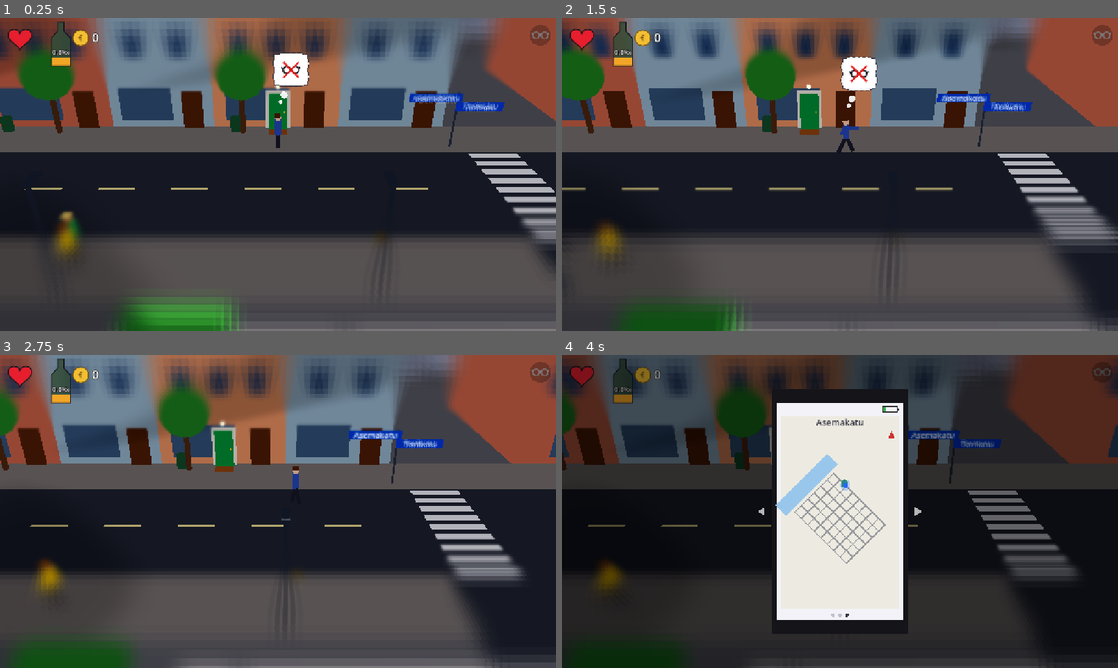
Above: before the commit, frames 1-4 (two rows, left to right).
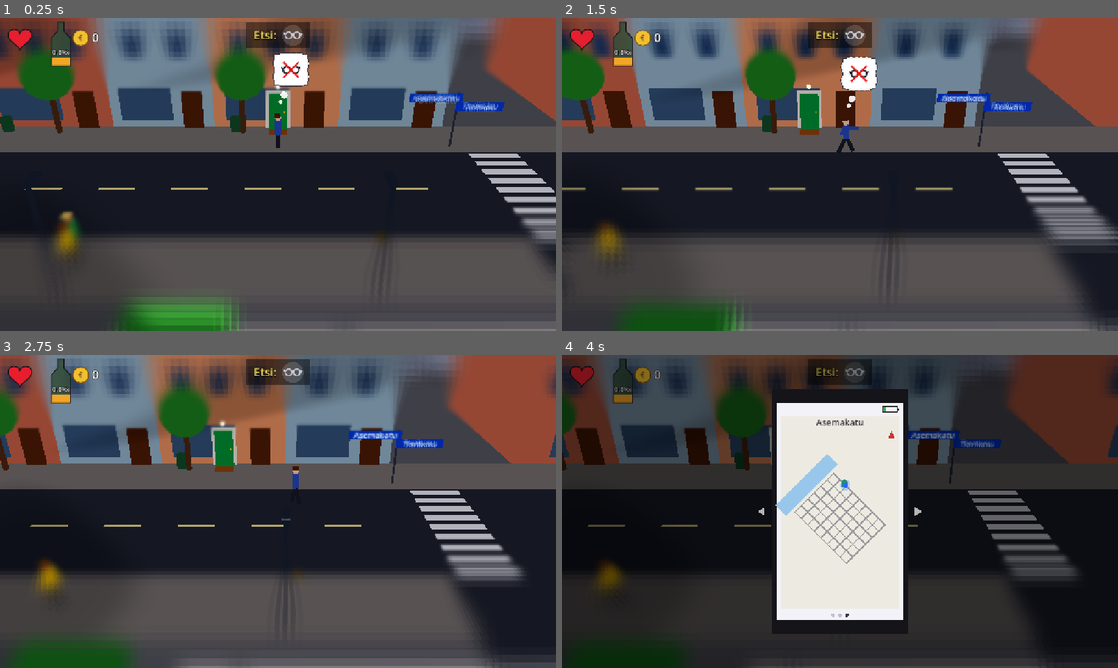
Above: after the commit, the same moments.

Repository: Ecculi/GoodMorningMoonshine
Game: Godot game, scene res://scenes/main.tscn
Same seed, same stepped clock (60 frames per second), same inputs: the game is played once before the commit and once after it.
Inputs:
- Up to frame 1 (0.25 s): no input
- Up to frame 2 (1.5 s): tap Enter at 0.5 s; hold Right (move_right) 0.53-1.28 s; hold Space (action) 0.53-1.28 s; hold Down (move_down) from 1.28 s (still down); tap Z at 1.35 s
- Up to frame 3 (2.75 s): release Down (move_down) at 2.03 s; hold Right (move_right) from 2.03 s (still down); tap Enter at 2.1 s
- Up to frame 4 (4 s): release Right (move_right) at 2.78 s; hold Up (move_up) 2.78-3.53 s; tap Space (action) at 2.85 s; hold Left (move_left) from 3.53 s (still down); tap Z at 3.6 s

The runs differ from the first frame. In frame 1, 1.1% of the frame differs, in the area x 44-99%, y 1-10%; in frame 2, 1.0%; in frame 3, 1.0%; in frame 4, 0.6%.

Commit message:
Search list at the top centre with a 'Find:' label; found items ticked
Co-Authored-By: Claude Opus 5.5 <noreply@anthropic.com>
Claude-Session: https://claude.ai/code/session_014p1PebUFuQA4D9T8dUNWSx

Diff:
--- a/localization/strings.csv
+++ b/localization/strings.csv
@@ -12,3 +12,4 @@
 SLEEP_STAIRS,Avaimet hukassa – nukkui rappukäytävässä
 SLEEP_BASEMENT,Kellarikomerossa – kylmä yö
 SLEEP_FRIEND,Kaverin sohvalla
+FIND,Etsi:
--- a/scripts/hud.gd
+++ b/scripts/hud.gd
@@ -227,18 +227,36 @@
 	return (LostItems.IDS.find(id) % 3) < level
 
 
+## Today's search list at the top centre: "Find:" and the item icons
+## (grey = still missing, coloured = found).
 func _draw_lost_list(vs: Vector2) -> void:
+	if _today.is_empty():
+		return
+	var font := get_theme_default_font()
 	var size := 44.0
-	var x := vs.x - 36.0
-	for i in range(_today.size() - 1, -1, -1):
-		var id: String = _today[i]
-		var c := Vector2(x, 40)
-		draw_circle(c, size * 0.55, Color(0, 0, 0, 0.25))
+	var gap := 12.0
+	var label := tr("FIND")
+	var label_w := font.get_string_size(label, HORIZONTAL_ALIGNMENT_LEFT, -1, 26).x
+	var icons_w := _today.size() * size + (_today.size() - 1) * gap
+	var w := label_w + 16.0 + icons_w + 36.0
+	var r := Rect2(Vector2((vs.x - w) * 0.5, 10), Vector2(w, size + 16))
+	draw_rect(r, Color(0, 0, 0, 0.45))
+	var ty := r.get_center().y + 9
+	draw_string_outline(font, Vector2(r.position.x + 18, ty), label, HORIZONTAL_ALIGNMENT_LEFT, -1, 26, 6, Color.BLACK)
+	draw_string(font, Vector2(r.position.x + 18, ty), label, HORIZONTAL_ALIGNMENT_LEFT, -1, 26, Color(1, 0.9, 0.4))
+	var x := r.position.x + 18 + label_w + 16 + size * 0.5
+	for id in _today:
+		var c := Vector2(x, r.get_center().y)
+		draw_circle(c, size * 0.55, Color(1, 1, 1, 0.15))
 		var m := "own"
 		if GameState.is_lost(id):
 			m = "blob" if _forgotten(id) else "lost"
 		LostItems.draw_icon(self, id, c, size, m)
-		x -= size + 12.0
+		if m == "own":
+			# Found: a green tick.
+			draw_polyline(PackedVector2Array([c + Vector2(6, 10), c + Vector2(12, 16), c + Vector2(22, 2)]),
+				Color(0.3, 0.95, 0.3), 4.0, true)
+		x += size + gap
 
 
 ## Morning: a thought bubble above the character's head with the things
--- a/scripts/lost_items.gd
+++ b/scripts/lost_items.gd
@@ -27,8 +27,8 @@
 		ci.draw_circle(c, s * 0.42, Color(0.55, 0.55, 0.58, 0.8))
 		ci.draw_circle(c + Vector2(s * 0.18, -s * 0.12), s * 0.22, Color(0.55, 0.55, 0.58, 0.8))
 		return
-	var col: Color = COLORS[id] if mode == "own" else Color(0.5, 0.5, 0.52, 0.75)
-	var light := col.lightened(0.5) if mode == "own" else Color(0.7, 0.7, 0.72, 0.75)
+	var col: Color = COLORS[id] if mode == "own" else Color(0.8, 0.8, 0.84, 0.95)
+	var light := col.lightened(0.5) if mode == "own" else Color(0.55, 0.55, 0.6, 0.95)
 	var w := maxf(2.0, s * 0.08)
 	match id:
 		"wallet":
Not shown, changed: DESIGN.md
